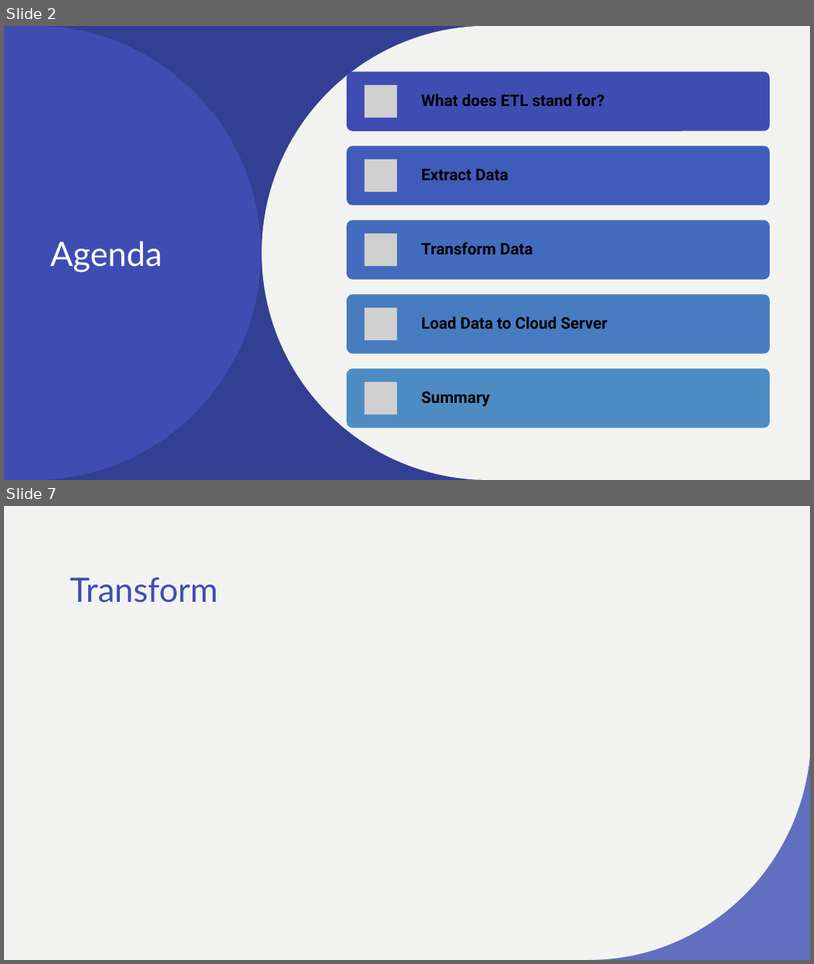
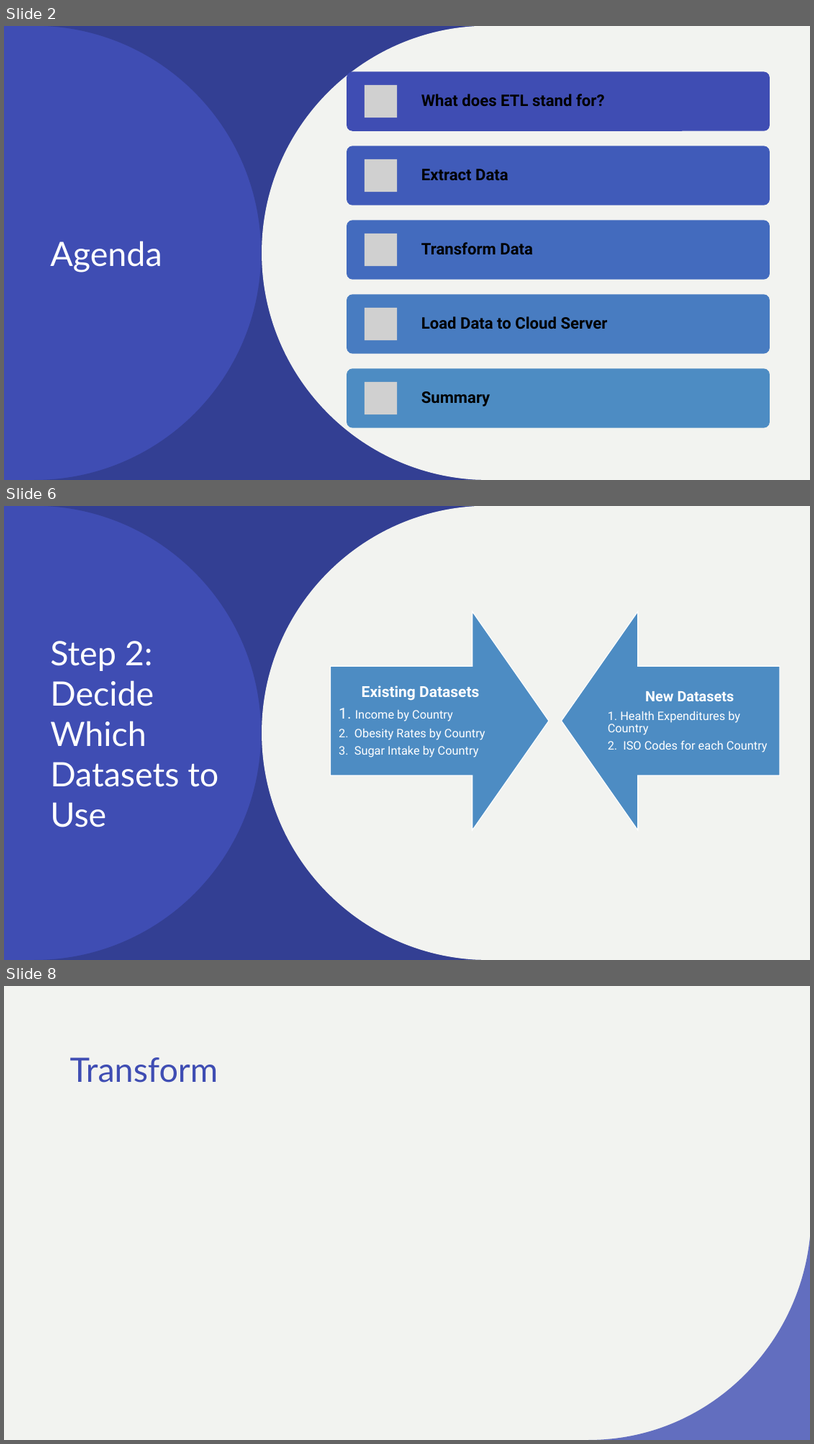
Before and after one commit to cecileung1208/Project_2_ETL, a slide deck: ETL Project Write-up.pptx. Shown one above the other, each under a label of ours: slides 2 and 7 before the commit, slides 2, 6 and 8 after it; the slides between them are not shown. The pictures are 814x964 and 814x1444 pixels, drawn with LibreOffice and Linux fonts; fonts in the diff are those of the drawing; grey boxes stand for pictures. Boxes give left, top, right and bottom in pixels: in the first picture for what was removed or moved away, otherwise in the second. Text is boxed around its words. In the diff, an @@ line names an element or a change of style, - is before the commit and + after.

```diff
--- a/ETL Project Write-up.pptx
+++ b/ETL Project Write-up.pptx
@@ slide 6 added at bbox=[4, 506, 810, 960], background #F2F3F0; not listed: 1 template element that a slide beside it also shows @@
@@ rectangle added at bbox=[4, 506, 810, 960], fill #F2F3F0 @@
@@ freeform shape added at bbox=[4, 506, 491, 960], fill #3F4DB3 @@
@@ freeform shape added at bbox=[34, 506, 521, 960], fill #2F3A86 at 70% opacity @@
@@ freeform shape added at bbox=[262, 506, 656, 960], fill #F2F3F0 @@
@@ title added at bbox=[50, 641, 219, 827], 40 pt, text #FFFFFF @@
+Step 2: Decide Which Datasets to Use
@@ group added at bbox=[331, 611, 780, 830]: 2 down arrows, 2 texts @@
+Existing Datasets
+1. Income by Country
+2. Obesity Rates by Country
+3. Sugar Intake by Country
+New Datasets
+1. Health Expenditures by Country
+2. ISO Codes for each Country
@@ what was slide 7 is now slide 8 @@
```
Also in this commit, not shown: 1 slide changed, 3 other slides added, 3 slides removed.
